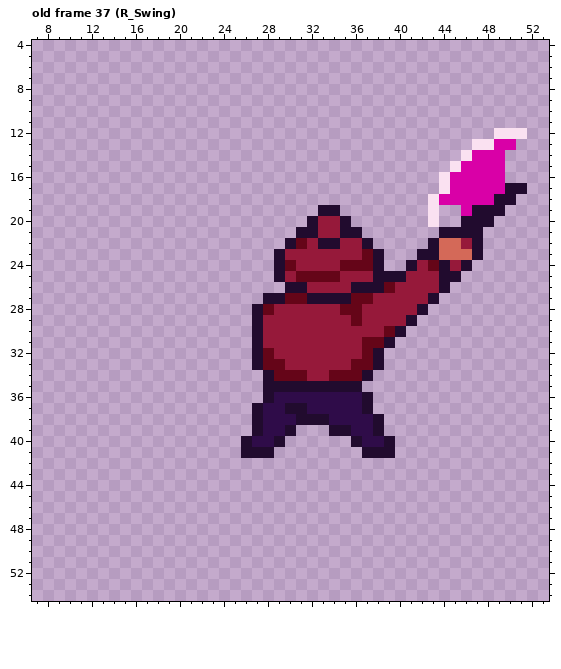
Two versions of one pixel-art file, Godot/aseprite/player/Jack.aseprite. The picture above was drawn from the file before the commit.
60x60 pixels, 56 frames. Shown: old frame 37 (R_Swing): x 7..53, y 4..54. The commit also changed other frames, which this record leaves out.
And afterwards:
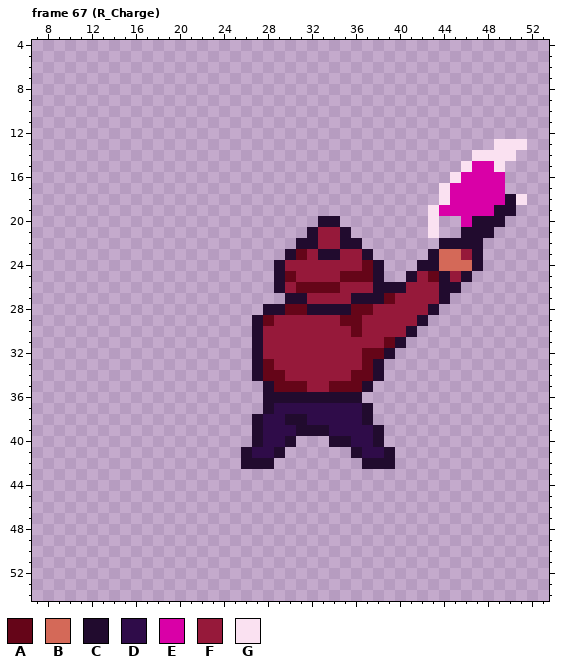
Palette (. is transparent): A #650518  B #d46958  C #210b2e  D #2f0c49  E #d900a7  F #96193a  G #fae1f1
A new or re-ordered frame is compared with the old frame closest to it.
The commit says: Added the charge attack
What changed:
frames 56 -> 104
Changed rows in their new state; - is an unchanged pixel.
Frame 67 (R_Charge) is new; against old frame 37 (R_Swing):
first column x 26:
12 -----------------------...
13 ---------------------..GGG
14 --------------------.GGGG-
15 -------------------.G--G--
16 ------------------.G------
17 ------------------------..
18 -----------------.G----E-G
19 -------..---------EE-EE-C-
20 ------.CC.----------E--C--
21 -----.----.------G..--C---
22 ----.CCFFCC.-----.CCC-----
23 ---.CA-CC--C.---.---F-----
24 ----F----FF----.CCBBBC----
25 ----AFFFFAAA-..C-A-FC-----
26 ---CFAAAA-FF-CC----C------
27 --..CCFFFFCCCA---FC-------
28 -.CCAACCCC-A----FC--------
29 --A------A-----FC---------
30 ----------A--FFC----------
31 -----------FFAC-----------
32 --F---------AC------------
33 ---F------F---------------
34 -CA-FF--FF-AC-------------
35 ---AAAFFAAAC--------------
36 ---CCCCCCCC.--------------
37 -.C-DD--------------------
38 ----C-DD---C.-------------
39 ----DCCCDD----------------
40 .C-DC---CCD-C.------------
41 -DDC------CDD-------------
42 CCC--------CCC------------
